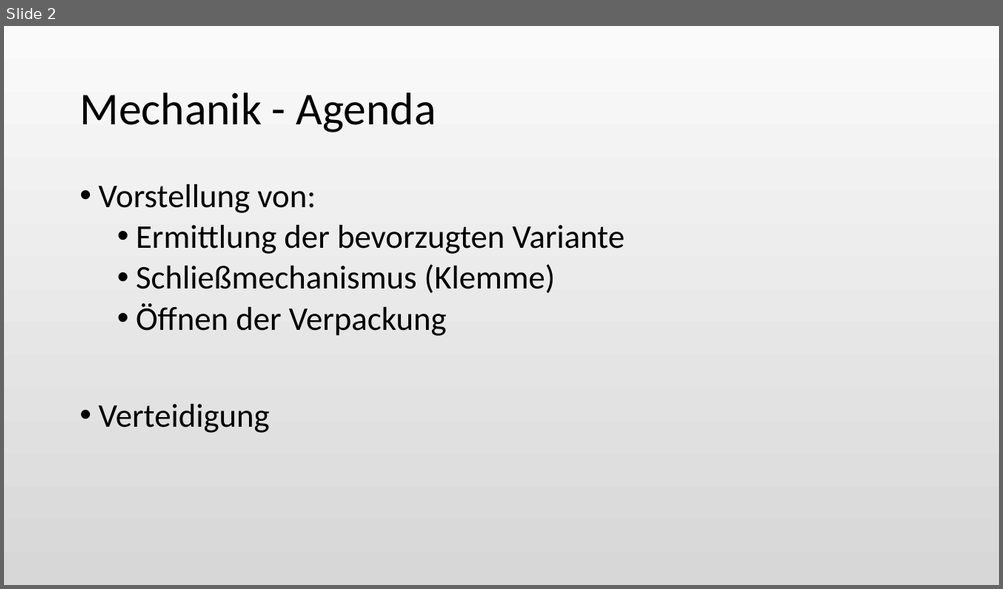
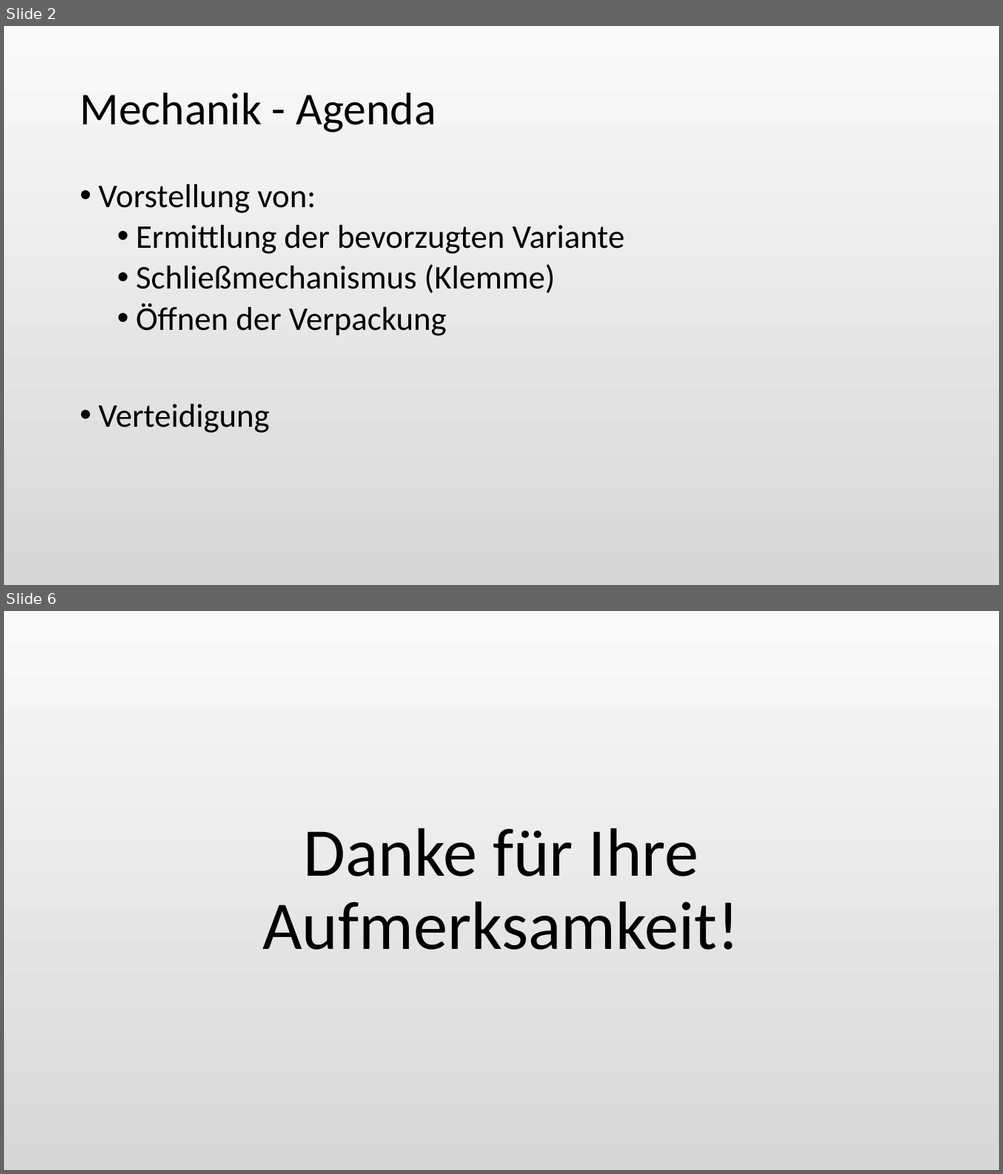
Before and after one commit to Katzenfuetterungsanlage/fuettr_prototype, a slide deck: Diplomarbeit/Powerpoint/Pichler.odp. Shown one above the other, each under a label of ours: slide 2 before the commit, slides 2 and 6 after it; the slides between them are not shown. The pictures are 1003x589 and 1003x1174 pixels, drawn with LibreOffice and Linux fonts; fonts in the diff are those of the drawing. Boxes give left, top, right and bottom in pixels: in the first picture for what was removed or moved away, otherwise in the second. Text is boxed around its words. In the diff, an @@ line names an element or a change of style, - is before the commit and + after.

```diff
--- a/Diplomarbeit/Powerpoint/Pichler.odp
+++ b/Diplomarbeit/Powerpoint/Pichler.odp
@@ slide 6 added at box(4, 611, 999, 1170), background gradient #FAFAFA to #D7D7D7 @@
@@ title added at box(263, 829, 740, 950), 66 pt, text #000000 @@
+Danke für Ihre Aufmerksamkeit!
```
Also in this commit, not shown: 3 other slides added, 1 slide removed.
